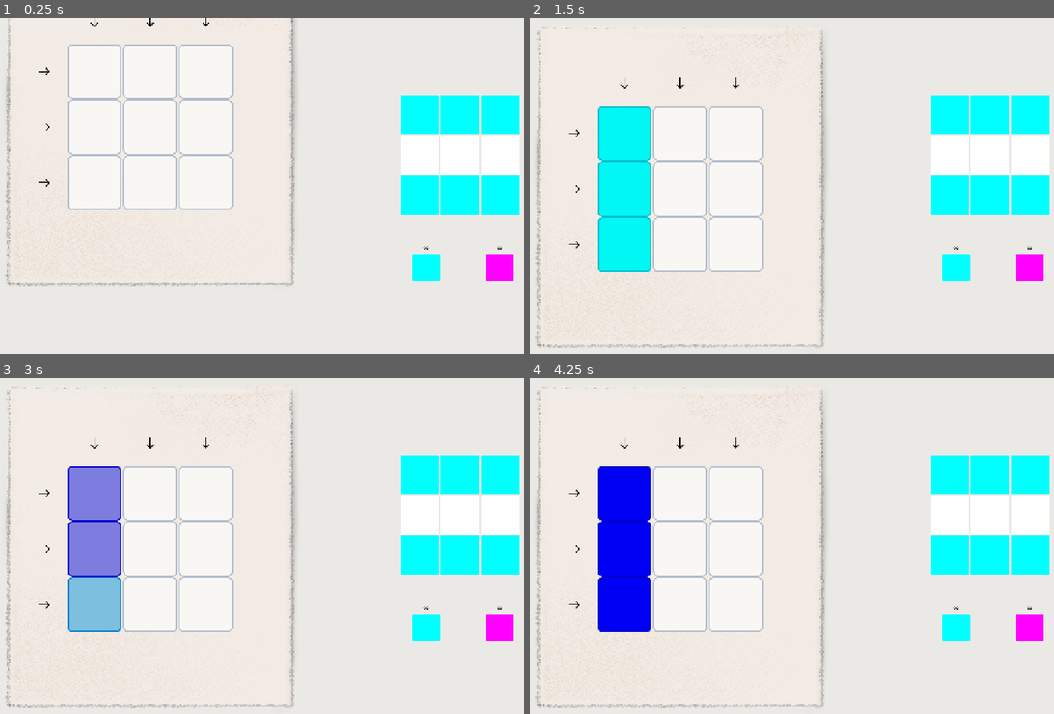
Above: before the commit, frames 1-4 (two rows, left to right).
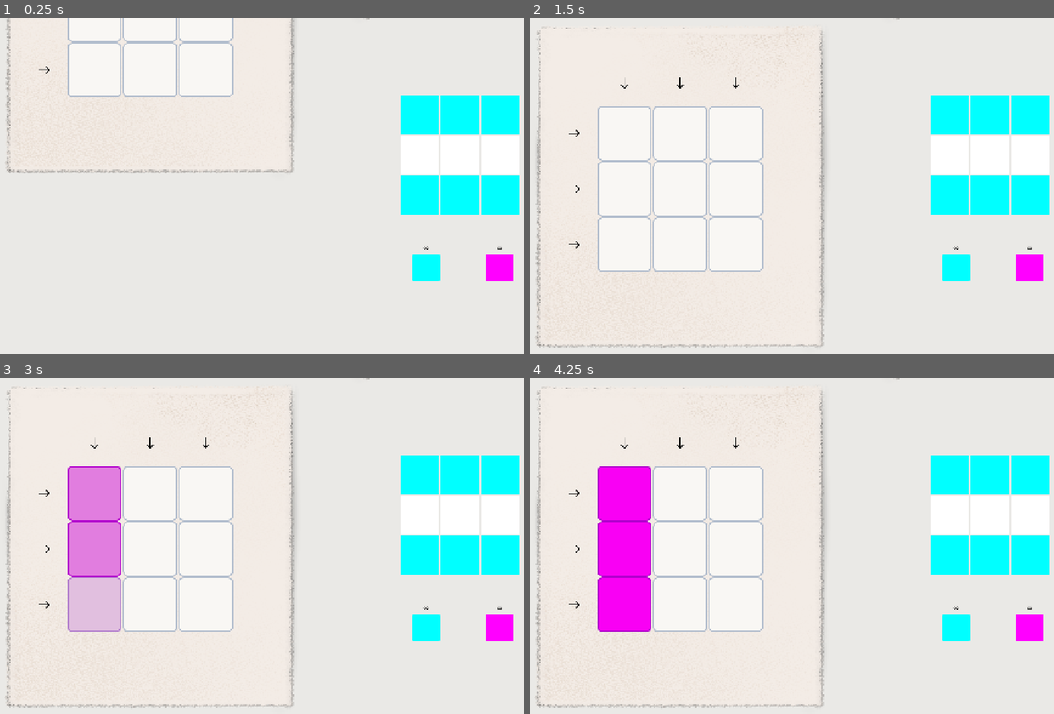
Above: after the commit, the same moments.

Repository: kaminaryu/printing-game
Game: Godot game, scene res://Scenes/main.tscn
Two runs of this game, one before a commit and one after it. Both use one fixed random seed, a clock stepped at 60 frames per second and the inputs below.
Inputs (mouse positions are in pixels of both pictures, inside the frame that each line leads up to):
- Up to frame 1 (0.25 s): no input
- Up to frame 2 (1.5 s): click (624, 71) at 0.52 s; click (954, 266) at 1.25 s
- Up to frame 3 (3 s): click (497, 626) at 2 s; click (94, 441) at 2.77 s
- Up to frame 4 (4.25 s): click (954, 626) at 3.5 s

The runs differ from the first frame. In frame 1, 3.8% of the frame differs, in the area x 0-71%, y 0-80%; in frame 2, 5.0%, in the area x 12-71%, y 0-76%; in frame 3, 5.0%; in frame 4, 5.0%.

Commit message:
Feat: Added Juice

Diff:
--- /dev/null
+++ b/Assets/Shaders/blur.gdshader
@@ -0,0 +1,10 @@
+shader_type canvas_item;
+
+uniform float blur_amount : hint_range(0.0, 5.0) = 1.0;
+uniform sampler2D screen_texture : hint_screen_texture, filter_linear_mipmap;
+
+void fragment() {
+    // Sample the screen texture with a mipmap LOD to create the blur
+    vec4 blurred_color = textureLod(screen_texture, SCREEN_UV, blur_amount);
+    COLOR = blurred_color;
+}
--- a/Objects/Printer/PrintingGrid/printing_grid.gd
+++ b/Objects/Printer/PrintingGrid/printing_grid.gd
@@ -38,7 +38,6 @@
 	_init_grid()
 	_init_buttons()
 
-	_animate_entrance_from_top()
 
 
 func _init_grid() -> void :
@@ -66,7 +65,6 @@
 				var original_size: Vector2 = sprite.texture.get_size()
 				target_scale = Vector2(dynamic_square_size, dynamic_square_size) / original_size
 
-			# REMOVED: cell_node.scale = Vector2.ZERO setup
 			cell_node.scale = target_scale
 			add_child(cell_node)
 			columns.append(cell_node)
@@ -95,7 +93,6 @@
 			btn.size = Vector2(dynamic_square_size, dynamic_square_size)
 			btn.position = -btn.size / 2.0
 
-		# REMOVED: arrow.scale = Vector2.ZERO setup
 		add_child(arrow)
 
 	for row in range(grid_size.y):
@@ -117,31 +114,10 @@
 			btn.size = Vector2(dynamic_square_size, dynamic_square_size)
 			btn.position = -btn.size / 2.0
 
-		# REMOVED: arrow.scale = Vector2.ZERO setup
 		add_child(arrow)
 
 
-## Animates the entire grid entering from above the viewport window
-func _animate_entrance_from_top() -> void:
-	# Instantly teleport the container way above the visible camera space
-
-	var tween: Tween = create_tween()
-	tween.set_trans(Tween.TRANS_EXPO)
-	tween.set_ease(Tween.EASE_OUT)
-	# Slide smoothly down into the default gameplay center position
-	tween.tween_property(self, "position:y", default_screen_y, 1)
-
-
-## Public function called by your main level controller during a victory match event[cite: 4]
-func animate_exit_to_bottom() -> void:
-	var tween: Tween = create_tween()
-	tween.set_trans(Tween.TRANS_CUBIC)
-	tween.set_ease(Tween.EASE_IN)
-	# Slide downward off the bottom edge of the viewport
-	tween.tween_property(self, "position:y", default_screen_y + 800.0, 0.5)
-
 func _on_paint_request(request: Dictionary) -> void:
-	# BLOCK INPUT: If a cascade is currently active, ignore new paint requests entirely
 	if is_cascading:
 		return
 
@@ -157,7 +133,6 @@
 
 	var is_lock_action: bool = (channel == ColorManager.CHANNELS[3])
 
-	# If it's a real coloring action, trip the lock before doing anything else
 	if not is_lock_action:
 		is_cascading = true
 		SaveStatesManager.save_snapshot(get_grid_color_matrix(), owner.remaining_ink)
@@ -165,7 +140,7 @@
 	if owner and owner.has_method("use_ink_channel"):
 		if not owner.use_ink_channel(channel):
 			if not is_lock_action:
-				is_cascading = false # Reset if ink usage failed
+				is_cascading = false
 				SaveStatesManager.undo_action()
 			return
 
@@ -176,8 +151,6 @@
 		"row":
 			_locked_line = _paint_row(index, channel)
 
-	# If the row/col was entirely locked, no cascade animation happens.
-	# Reset the flag immediately so the player isn't stuck.
 	if _locked_line:
 		is_cascading = false
 
--- a/Scenes/game_manager.gd
+++ b/Scenes/game_manager.gd
@@ -3,8 +3,12 @@
 @export var current_level: LevelData
 
 @onready var printing_grid = $PrintingGrid
+@onready var grid_animator = $GridAnimator
 @onready var target_preview_grid = $CanvasLayer/TargetGrid
+@onready var victory_grid = $CanvasLayer/VictoryPanel/VictoryTarget
 @onready var palette = $CanvasLayer/Palette
+@onready var victory_animation = $CanvasLayer/VictoryPanel/AnimationPlayer
+@onready var blur_panel = $"CanvasLayer/Blur Panel"
 
 var current_level_num: int = 1
 
@@ -34,7 +38,10 @@
 	_starting_ink = level_data.ink_limits.duplicate()
 
 	target_preview_grid.update_preview(level_data)
+	victory_grid.update_preview(level_data)
 	printing_grid.setup_and_build(level_data.grid_size)
+
+	grid_animator.play("Level Start")
 
 	palette.update_visible_channels(level_data)
 
@@ -101,41 +108,17 @@
 
 
 func _handle_level_victory() -> void:
-	print("Level Cleared! Starting transition...")
+	is_transitioning = true
+	grid_animator.play("Level End")
+	await grid_animator.animation_finished
+	blur_panel.visible = true
 
-	# Advance to the next level index
-	current_level_num += 1
+	if victory_animation:
+		victory_animation.play("Print In")
 
-	# 1. Slide the old printing grid down off the screen
-	printing_grid.animate_exit_to_bottom()
+	#current_level_num += 1
+	#_load_level_by_number(current_level_num)
 
-	# 2. Fade out the supporting UI elements in parallel
-	var transition_tween = create_tween().set_parallel(true)
-	var target_fade_color = Color(1, 1, 1, 0)
-	transition_tween.tween_property(target_preview_grid, "modulate", target_fade_color, 0.4)
-	transition_tween.tween_property(palette, "modulate", target_fade_color, 0.4)
-
-	# Chain a callback function to trigger right as the exit animations finish
-	transition_tween.chain().tween_callback(func():
-		# 3. Load the new level layout data under the hood
-		var load_success = _load_level_by_number(current_level_num)
-
-		if load_success:
-			# NOTE: printing_grid.setup_and_build() is called inside _load_level(),
-			# which automatically fires off its slide-down animation from the top!
-
-			# 4. Fade the UI elements back into full visibility
-			var reveal_tween = create_tween().set_parallel(true)
-			var target_reveal_color = Color(1, 1, 1, 1)
-			reveal_tween.tween_property(target_preview_grid, "modulate", target_reveal_color, 0.4)
-			reveal_tween.tween_property(palette, "modulate", target_reveal_color, 0.4)
-
-			# Ensure the printing grid's alpha modulation remains fully visible (Color.WHITE)
-			printing_grid.modulate = target_reveal_color
-		else:
-			print("🏆 Hurrah! No file found for Level ", current_level_num, ". You have conquered every single level!")
-			# Optional: Put scene loading logic here to load a Main Menu or End Screen sequence.
-	)
 
 
 func reset_entire_level() -> void:
@@ -149,6 +132,15 @@
 		printing_grid.reset_grid_visuals()
 
 
+func _on_continue_button_pressed() -> void:
+	victory_animation.play("Print Out")
+	await victory_animation.animation_finished
+	blur_panel.visible = false
+
+
+	current_level_num += 1
+	_load_level_by_number(current_level_num)
+
 func _input(event: InputEvent) -> void :
 	if printing_grid.is_cascading:
 		return
--- a/Scenes/main.tscn
+++ b/Scenes/main.tscn
@@ -3,13 +3,205 @@
 [ext_resource type="PackedScene" uid="uid://iivroqoa8ayc" path="res://Objects/Printer/PrintingGrid/printing_grid.tscn" id="1_jjgbg"]
 [ext_resource type="Script" uid="uid://bfro6yuwkgdkj" path="res://Scenes/game_manager.gd" id="1_ynf5e"]
 [ext_resource type="Script" uid="uid://db0ayoaavo3xb" path="res://Scenes/target_preview_grid.gd" id="4_jjvhh"]
+[ext_resource type="Shader" uid="uid://djicmiur3evb6" path="res://Assets/Shaders/blur.gdshader" id="5_21xkr"]
 [ext_resource type="PackedScene" uid="uid://dqu6xara3up6f" path="res://UI/Widgets/palette.tscn" id="5_kry3j"]
+[ext_resource type="Texture2D" uid="uid://48w2knhwqkkv" path="res://Assets/game/paper.png" id="6_21xkr"]
+[ext_resource type="Texture2D" uid="uid://uhvf14vx7dqq" path="res://Assets/game/Continue.png" id="7_6bp64"]
+
+[sub_resource type="Animation" id="Animation_hptm8"]
+resource_name = "Level End"
+tracks/0/type = "value"
+tracks/0/imported = false
+tracks/0/enabled = true
+tracks/0/path = NodePath("PrintingGrid:position")
+tracks/0/interp = 1
+tracks/0/loop_wrap = true
+tracks/0/keys = {
+"times": PackedFloat32Array(0, 1),
+"transitions": PackedFloat32Array(2.1435478, 1),
+"update": 0,
+"values": [Vector2(327, 360), Vector2(327, 1104)]
+}
+
+[sub_resource type="Animation" id="Animation_344ge"]
+resource_name = "Level Start"
+length = 1.5
+tracks/0/type = "value"
+tracks/0/imported = false
+tracks/0/enabled = true
+tracks/0/path = NodePath("PrintingGrid:position")
+tracks/0/interp = 1
+tracks/0/loop_wrap = true
+tracks/0/keys = {
+"times": PackedFloat32Array(0, 1.5),
+"transitions": PackedFloat32Array(0.24148421, 1),
+"update": 0,
+"values": [Vector2(327, -380), Vector2(327, 360)]
+}
+
+[sub_resource type="Animation" id="Animation_ynf5e"]
+length = 0.001
+tracks/0/type = "value"
+tracks/0/imported = false
+tracks/0/enabled = true
+tracks/0/path = NodePath("PrintingGrid:position")
+tracks/0/interp = 1
+tracks/0/loop_wrap = true
+tracks/0/keys = {
+"times": PackedFloat32Array(0),
+"transitions": PackedFloat32Array(1),
+"update": 0,
+"values": [Vector2(327, -380)]
+}
+
+[sub_resource type="AnimationLibrary" id="AnimationLibrary_hptm8"]
+_data = {
+&"Level End": SubResource("Animation_hptm8"),
+&"Level Start": SubResource("Animation_344ge"),
+&"RESET": SubResource("Animation_ynf5e")
+}
+
+[sub_resource type="ShaderMaterial" id="ShaderMaterial_21xkr"]
+shader = ExtResource("5_21xkr")
+shader_parameter/blur_amount = 0.0
+
+[sub_resource type="LabelSettings" id="LabelSettings_21xkr"]
+font_size = 37
+font_color = Color(0, 0, 0, 1)
+
+[sub_resource type="Animation" id="Animation_kry3j"]
+resource_name = "Print In"
+tracks/0/type = "value"
+tracks/0/imported = false
+tracks/0/enabled = true
+tracks/0/path = NodePath("../Blur Panel:material:shader_parameter/blur_amount")
+tracks/0/interp = 1
+tracks/0/loop_wrap = true
+tracks/0/keys = {
+"times": PackedFloat32Array(0, 0.5),
+"transitions": PackedFloat32Array(0.30778635, 1),
+"update": 0,
+"values": [0.0, 1.5000000712500001]
+}
+tracks/1/type = "value"
+tracks/1/imported = false
+tracks/1/enabled = true
+tracks/1/path = NodePath(".:position")
+tracks/1/interp = 1
+tracks/1/loop_wrap = true
+tracks/1/keys = {
+"times": PackedFloat32Array(0.5, 1),
+"transitions": PackedFloat32Array(0.25, 1),
+"update": 0,
+"values": [Vector2(375, -695), Vector2(375, 25)]
+}
+tracks/2/type = "value"
+tracks/2/imported = false
+tracks/2/enabled = true
+tracks/2/path = NodePath(".:rotation")
+tracks/2/interp = 1
+tracks/2/loop_wrap = true
+tracks/2/keys = {
+"times": PackedFloat32Array(0.5, 1),
+"transitions": PackedFloat32Array(0.25, 1),
+"update": 0,
+"values": [0.0, 0.17453292519943295]
+}
+
+[sub_resource type="Animation" id="Animation_6bp64"]
+resource_name = "Print Out"
+length = 0.5
+tracks/0/type = "value"
+tracks/0/imported = false
+tracks/0/enabled = true
+tracks/0/path = NodePath(".:position")
+tracks/0/interp = 1
+tracks/0/loop_wrap = true
+tracks/0/keys = {
+"times": PackedFloat32Array(0, 0.33333334),
+"transitions": PackedFloat32Array(2.5491211, 1),
+"update": 0,
+"values": [Vector2(375, 25), Vector2(375, 808)]
+}
+tracks/1/type = "value"
+tracks/1/imported = false
+tracks/1/enabled = true
+tracks/1/path = NodePath("../Blur Panel:material:shader_parameter/blur_amount")
+tracks/1/interp = 1
+tracks/1/loop_wrap = true
+tracks/1/keys = {
+"times": PackedFloat32Array(0, 1),
+"transitions": PackedFloat32Array(1, 1),
+"update": 0,
+"values": [1.5000000712500001, 0.0]
+}
+tracks/2/type = "value"
+tracks/2/imported = false
+tracks/2/enabled = true
+tracks/2/path = NodePath(".:rotation")
+tracks/2/interp = 1
+tracks/2/loop_wrap = true
+tracks/2/keys = {
+"times": PackedFloat32Array(0, 0.33333334),
+"transitions": PackedFloat32Array(2.8284297, 1),
+"update": 0,
+"values": [0.17453292, 0.4799655442984406]
+}
+
+[sub_resource type="Animation" id="Animation_21xkr"]
+length = 0.001
+tracks/0/type = "value"
+tracks/0/imported = false
+tracks/0/enabled = true
+tracks/0/path = NodePath("../Blur Panel:material:shader_parameter/blur_amount")
+tracks/0/interp = 1
+tracks/0/loop_wrap = true
+tracks/0/keys = {
+"times": PackedFloat32Array(0),
+"transitions": PackedFloat32Array(1),
+"update": 0,
+"values": [0.0]
+}
+tracks/1/type = "value"
+tracks/1/imported = false
+tracks/1/enabled = true
+tracks/1/path = NodePath(".:position")
+tracks/1/interp = 1
+tracks/1/loop_wrap = true
+tracks/1/keys = {
+"times": PackedFloat32Array(0),
+"transitions": PackedFloat32Array(1),
+"update": 0,
+"values": [Vector2(375, -695)]
+}
+tracks/2/type = "value"
+tracks/2/imported = false
+tracks/2/enabled = true
+tracks/2/path = NodePath(".:rotation")
+tracks/2/interp = 1
+tracks/2/loop_wrap = true
+tracks/2/keys = {
+"times": PackedFloat32Array(0),
+"transitions": PackedFloat32Array(1),
+"update": 0,
+"values": [0.27480555]
+}
+
+[sub_resource type="AnimationLibrary" id="AnimationLibrary_6bp64"]
+_data = {
+&"Print In": SubResource("Animation_kry3j"),
+&"Print Out": SubResource("Animation_6bp64"),
+&"RESET": SubResource("Animation_21xkr")
+}
 
 [node name="Main" type="Node2D" unique_id=1872288472]
 script = ExtResource("1_ynf5e")
 
 [node name="PrintingGrid" parent="." unique_id=1528432382 instance=ExtResource("1_jjgbg")]
 position = Vector2(327, -380)
+
+[node name="GridAnimator" type="AnimationPlayer" parent="." unique_id=1837593053]
+libraries/ = SubResource("AnimationLibrary_hptm8")
 
 [node name="CanvasLayer" type="CanvasLayer" parent="." unique_id=1606522880]
 
@@ -25,3 +217,67 @@
 cell_gap = 3.0
 
 [node name="Palette" parent="CanvasLayer" unique_id=1883377568 instance=ExtResource("5_kry3j")]
+
+[node name="Blur Panel" type="Panel" parent="CanvasLayer" unique_id=369835859]
+visible = false
+material = SubResource("ShaderMaterial_21xkr")
+anchors_preset = 15
+anchor_right = 1.0
+anchor_bottom = 1.0
+grow_horizontal = 2
+grow_vertical = 2
+
+[node name="VictoryPanel" type="TextureRect" parent="CanvasLayer" unique_id=1888187949]
+anchors_preset = 8
+anchor_left = 0.5
+anchor_top = 0.5
+anchor_right = 0.5
+anchor_bottom = 0.5
+offset_left = -265.0
+offset_top = -1055.0
+offset_right = 265.0
+offset_bottom = -385.52515
+grow_horizontal = 2
+grow_vertical = 2
+rotation = 0.27480555
+pivot_offset_ratio = Vector2(0.5, 0.5)
+texture = ExtResource("6_21xkr")
+expand_mode = 1
+
+[node name="Label" type="Label" parent="CanvasLayer/VictoryPanel" unique_id=1752344542]
+layout_mode = 1
+anchors_preset = 10
+anchor_right = 1.0
+offset_top = 64.0
+offset_bottom = 115.0
+grow_horizontal = 2
+pivot_offset_ratio = Vector2(0.5, 0.5)
+text = "You Win Nigga"
+label_settings = SubResource("LabelSettings_21xkr")
+horizontal_alignment = 1
+
+[node name="VictoryTarget" type="Control" parent="CanvasLayer/VictoryPanel" unique_id=164865766]
+z_index = 1
+anchors_preset = 0
+offset_left = 168.99998
+offset_top = 147.0
+offset_right = 208.99998
+offset_bottom = 187.0
+pivot_offset_ratio = Vector2(0.5, 0.5)
+script = ExtResource("4_jjvhh")
+max_boundary_size = 200.0
+cell_gap = 3.0
+
+[node name="AnimationPlayer" type="AnimationPlayer" parent="CanvasLayer/VictoryPanel" unique_id=564754052]
+libraries/ = SubResource("AnimationLibrary_6bp64")
+
+[node name="ContinueButton" type="TextureButton" parent="CanvasLayer/VictoryPanel" unique_id=1305930097]
+layout_mode = 0
+offset_left = 195.0
+offset_top = 427.0
+offset_right = 333.0
+offset_bottom = 565.0
+pivot_offset_ratio = Vector2(0.5, 0.5)
+texture_normal = ExtResource("7_6bp64")
+
+[connection signal="pressed" from="CanvasLayer/VictoryPanel/ContinueButton" to="." method="_on_continue_button_pressed"]
Not shown, added: Assets/Shaders/blur.gdshader.uid
Binary file added: Assets/game/Continue.png
Not shown, added: Assets/game/Continue.png.import
